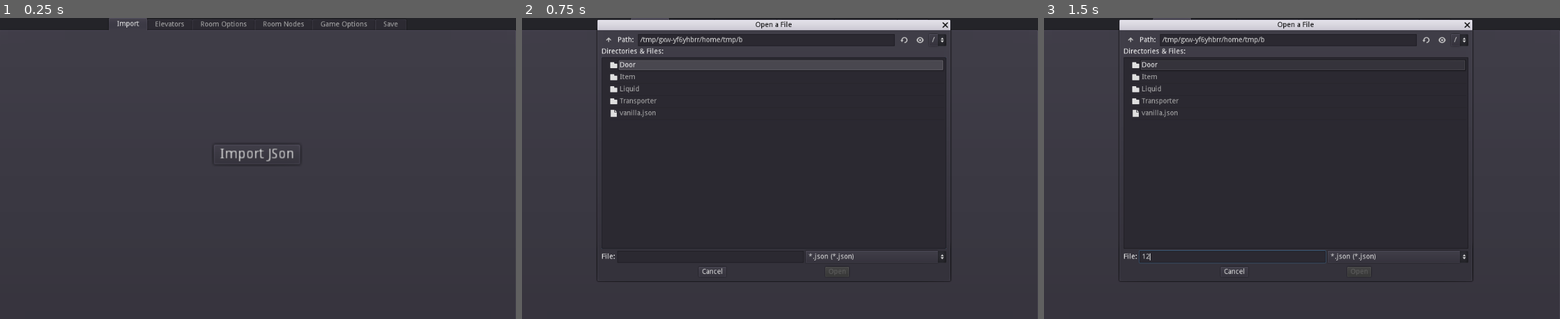
Above: before the commit, frames 1-3 (left to right).
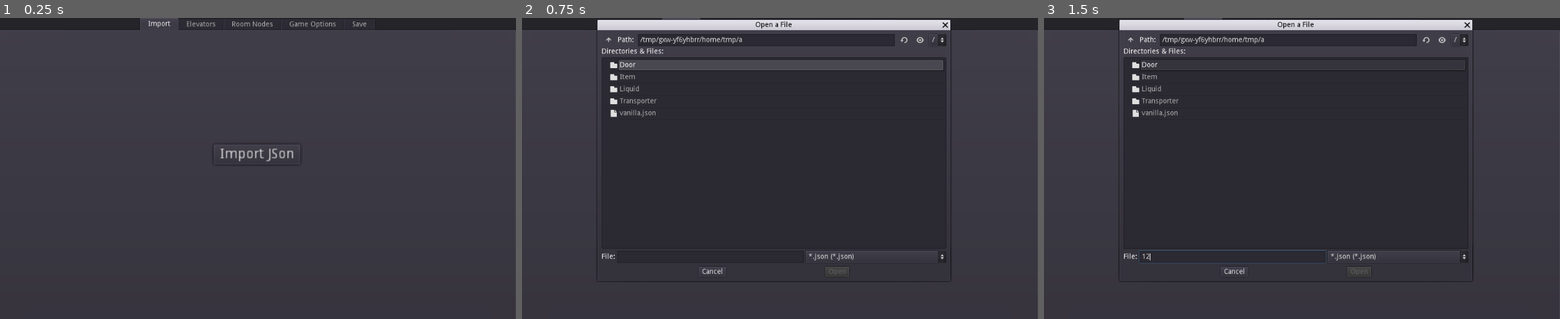
Above: after the commit, the same moments.

Repository: MeriKatt/Plandomizer-GUI
Game: Godot game, scene res://Root.tscn
Two runs of this game, one before a commit and one after it. Both use one fixed random seed, a clock stepped at 60 frames per second and the inputs below.
Inputs (mouse positions are in pixels of both pictures, inside the frame that each line leads up to):
- Up to frame 1 (0.25 s): no input
- Up to frame 2 (0.75 s): click "Import JSon" at 0.5 s
- Up to frame 3 (1.5 s): click (1234, 255) at 1.27 s; type "12" at 1.35 s

The runs differ from the first frame. In frame 1, 0.7% of the frame differs, in the area x 21-78%, y 0-5%; in frame 2, less than 0.1%; in frame 3, less than 0.1%.

Commit message:
scene layout for game options/game config

Diff:
--- a/Root.tscn
+++ b/Root.tscn
@@ -51,6 +51,7 @@
 script = ExtResource( 4 )
 
 [node name="Elevators" type="Container" parent="Panel/TabContainer"]
+visible = false
 anchor_right = 1.0
 anchor_bottom = 1.0
 margin_left = 4.0
@@ -84,11 +85,6 @@
 margin_right = 1010.0
 margin_bottom = 567.0
 
-[node name="Room Options" type="Container" parent="Panel/TabContainer"]
-visible = false
-margin_right = 40.0
-margin_bottom = 40.0
-
 [node name="Room Nodes" type="Container" parent="Panel/TabContainer"]
 visible = false
 margin_left = 4.0
@@ -131,9 +127,188 @@
 text = "Add Pickup"
 
 [node name="Game Options" type="Container" parent="Panel/TabContainer"]
-visible = false
-margin_right = 40.0
-margin_bottom = 40.0
+margin_right = 40.0
+margin_bottom = 40.0
+
+[node name="TabContainer" type="TabContainer" parent="Panel/TabContainer/Game Options"]
+margin_top = 30.0
+margin_right = 1020.0
+margin_bottom = 597.0
+
+[node name="Preferences" type="Container" parent="Panel/TabContainer/Game Options/TabContainer"]
+visible = false
+anchor_right = 1.0
+anchor_bottom = 1.0
+margin_left = 4.0
+margin_top = 32.0
+margin_right = -4.0
+margin_bottom = -4.0
+
+[node name="Starting Items" type="Container" parent="Panel/TabContainer/Game Options/TabContainer"]
+visible = false
+margin_right = 40.0
+margin_bottom = 40.0
+
+[node name="Item Capacity" type="Container" parent="Panel/TabContainer/Game Options/TabContainer"]
+visible = false
+margin_right = 40.0
+margin_bottom = 40.0
+
+[node name="Game Banner" type="Container" parent="Panel/TabContainer/Game Options/TabContainer"]
+visible = false
+margin_right = 40.0
+margin_bottom = 40.0
+
+[node name="Artifact Hints" type="Container" parent="Panel/TabContainer/Game Options/TabContainer"]
+visible = false
+margin_right = 40.0
+margin_bottom = 40.0
+
+[node name="Tweaks" type="Container" parent="Panel/TabContainer/Game Options/TabContainer"]
+visible = false
+margin_right = 40.0
+margin_bottom = 40.0
+
+[node name="Config Options" type="Container" parent="Panel/TabContainer/Game Options/TabContainer"]
+visible = false
+margin_left = 4.0
+margin_top = 32.0
+margin_right = 1016.0
+margin_bottom = 563.0
+
+[node name="Label" type="Label" parent="Panel/TabContainer/Game Options/TabContainer/Config Options"]
+margin_right = 40.0
+margin_bottom = 14.0
+rect_scale = Vector2( 2, 2 )
+text = "Starting Room:"
+
+[node name="StartingRoom" type="LineEdit" parent="Panel/TabContainer/Game Options/TabContainer/Config Options"]
+margin_left = 200.0
+margin_top = 2.0
+margin_right = 543.0
+margin_bottom = 26.0
+text = "world:room example: Tallon Overworld:Landing Site"
+expand_to_text_length = true
+
+[node name="Label2" type="Label" parent="Panel/TabContainer/Game Options/TabContainer/Config Options"]
+margin_top = 27.0
+margin_right = 97.0
+margin_bottom = 41.0
+rect_scale = Vector2( 2, 2 )
+text = "Starting Memo:"
+
+[node name="StartingMemo" type="LineEdit" parent="Panel/TabContainer/Game Options/TabContainer/Config Options"]
+margin_left = 200.0
+margin_top = 29.0
+margin_right = 258.0
+margin_bottom = 53.0
+text = "null"
+expand_to_text_length = true
+
+[node name="WarpToStart" type="CheckBox" parent="Panel/TabContainer/Game Options/TabContainer/Config Options"]
+margin_top = 60.0
+margin_right = 111.0
+margin_bottom = 84.0
+rect_scale = Vector2( 1.2, 1.2 )
+text = "Warp to Start"
+
+[node name="NonVariaHeatDamage" type="CheckBox" parent="Panel/TabContainer/Game Options/TabContainer/Config Options"]
+margin_top = 80.0
+margin_right = 180.0
+margin_bottom = 104.0
+rect_scale = Vector2( 1.2, 1.2 )
+text = "Non-Varia Heat Damage"
+
+[node name="StaggeredSuitDamage" type="CheckBox" parent="Panel/TabContainer/Game Options/TabContainer/Config Options"]
+margin_top = 100.0
+margin_right = 174.0
+margin_bottom = 124.0
+rect_scale = Vector2( 1.2, 1.2 )
+text = "Staggered Suit Damage"
+
+[node name="HeatDamagePerSecond" type="SpinBox" parent="Panel/TabContainer/Game Options/TabContainer/Config Options"]
+margin_left = 280.0
+margin_top = 130.0
+margin_right = 354.0
+margin_bottom = 154.0
+
+[node name="Label3" type="Label" parent="Panel/TabContainer/Game Options/TabContainer/Config Options"]
+margin_top = 130.0
+margin_right = 139.0
+margin_bottom = 144.0
+rect_scale = Vector2( 2, 2 )
+text = "Heat damage per sec:"
+
+[node name="AutoEnableElevators" type="CheckBox" parent="Panel/TabContainer/Game Options/TabContainer/Config Options"]
+margin_top = 160.0
+margin_right = 168.0
+margin_bottom = 184.0
+rect_scale = Vector2( 1.2, 1.2 )
+text = "Auto enable elevators"
+
+[node name="BackwardsFrigate" type="CheckBox" parent="Panel/TabContainer/Game Options/TabContainer/Config Options"]
+margin_top = 180.0
+margin_right = 142.0
+margin_bottom = 204.0
+rect_scale = Vector2( 1.2, 1.2 )
+text = "Backwards Frigate"
+
+[node name="BackwardsLabs" type="CheckBox" parent="Panel/TabContainer/Game Options/TabContainer/Config Options"]
+margin_top = 200.0
+margin_right = 128.0
+margin_bottom = 224.0
+rect_scale = Vector2( 1.2, 1.2 )
+pressed = true
+text = "Backwards Labs"
+
+[node name="BackwardsUpperMines" type="CheckBox" parent="Panel/TabContainer/Game Options/TabContainer/Config Options"]
+margin_top = 220.0
+margin_right = 181.0
+margin_bottom = 244.0
+rect_scale = Vector2( 1.2, 1.2 )
+pressed = true
+text = "Backwards Upper Mines"
+
+[node name="BackwardsLowerMines" type="CheckBox" parent="Panel/TabContainer/Game Options/TabContainer/Config Options"]
+margin_top = 240.0
+margin_right = 180.0
+margin_bottom = 264.0
+rect_scale = Vector2( 1.2, 1.2 )
+text = "Backwards Lower Mines"
+
+[node name="PhazonEliteWithoutDynamo" type="CheckBox" parent="Panel/TabContainer/Game Options/TabContainer/Config Options"]
+margin_top = 260.0
+margin_right = 215.0
+margin_bottom = 284.0
+rect_scale = Vector2( 1.2, 1.2 )
+text = "Phazon Elite without Dynamo"
+
+[node name="Label4" type="Label" parent="Panel/TabContainer/Game Options/TabContainer/Config Options"]
+margin_top = 290.0
+margin_right = 135.0
+margin_bottom = 304.0
+rect_scale = Vector2( 2, 2 )
+text = "Main Menu Message:"
+
+[node name="MainMenuMessage" type="LineEdit" parent="Panel/TabContainer/Game Options/TabContainer/Config Options"]
+margin_left = 280.0
+margin_top = 290.0
+margin_right = 680.0
+margin_bottom = 320.0
+
+[node name="CreditsString" type="LineEdit" parent="Panel/TabContainer/Game Options/TabContainer/Config Options"]
+margin_left = 180.0
+margin_top = 325.0
+margin_right = 480.0
+margin_bottom = 349.0
+text = "null"
+
+[node name="Label5" type="Label" parent="Panel/TabContainer/Game Options/TabContainer/Config Options"]
+margin_top = 320.0
+margin_right = 89.0
+margin_bottom = 334.0
+rect_scale = Vector2( 2, 2 )
+text = "Credits String:"
 
 [node name="Save" type="Container" parent="Panel/TabContainer"]
 visible = false
